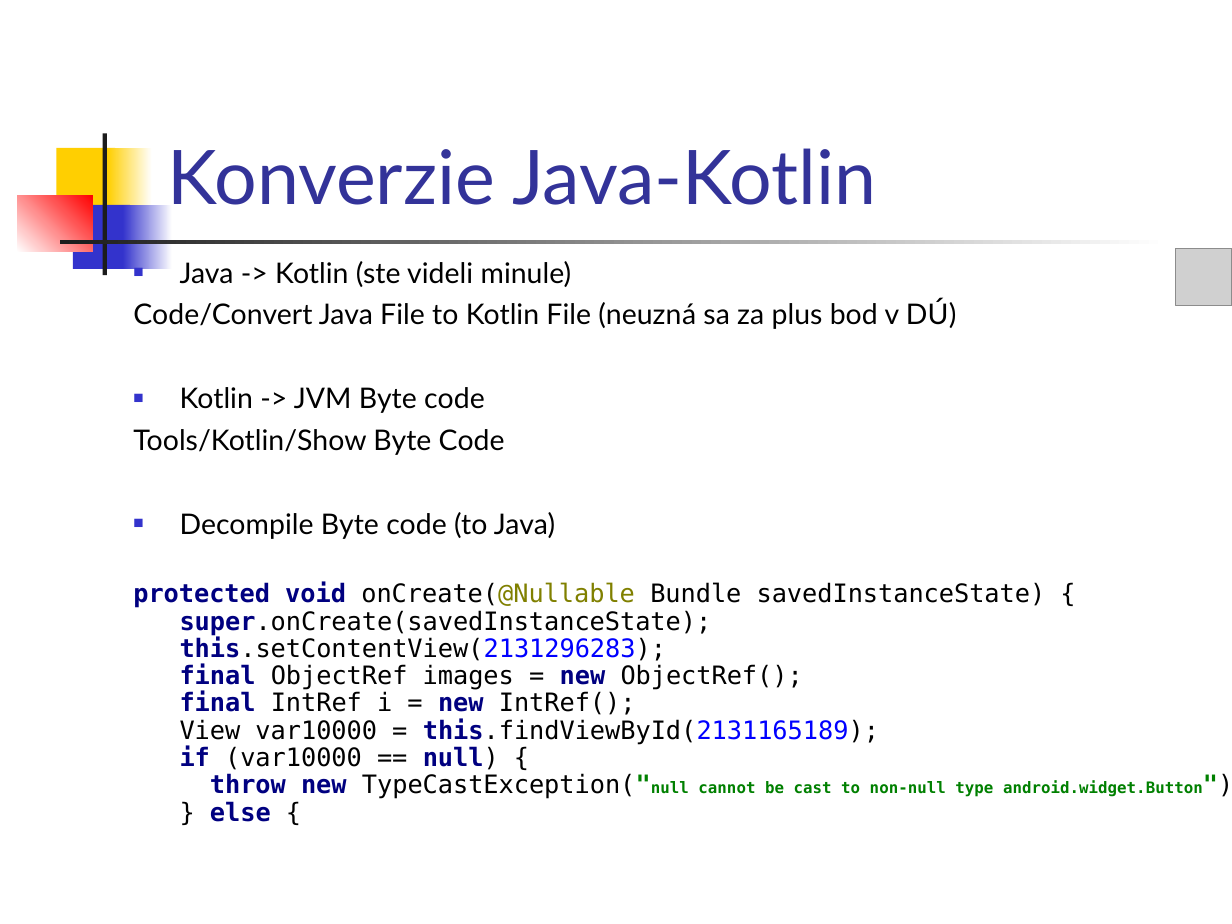
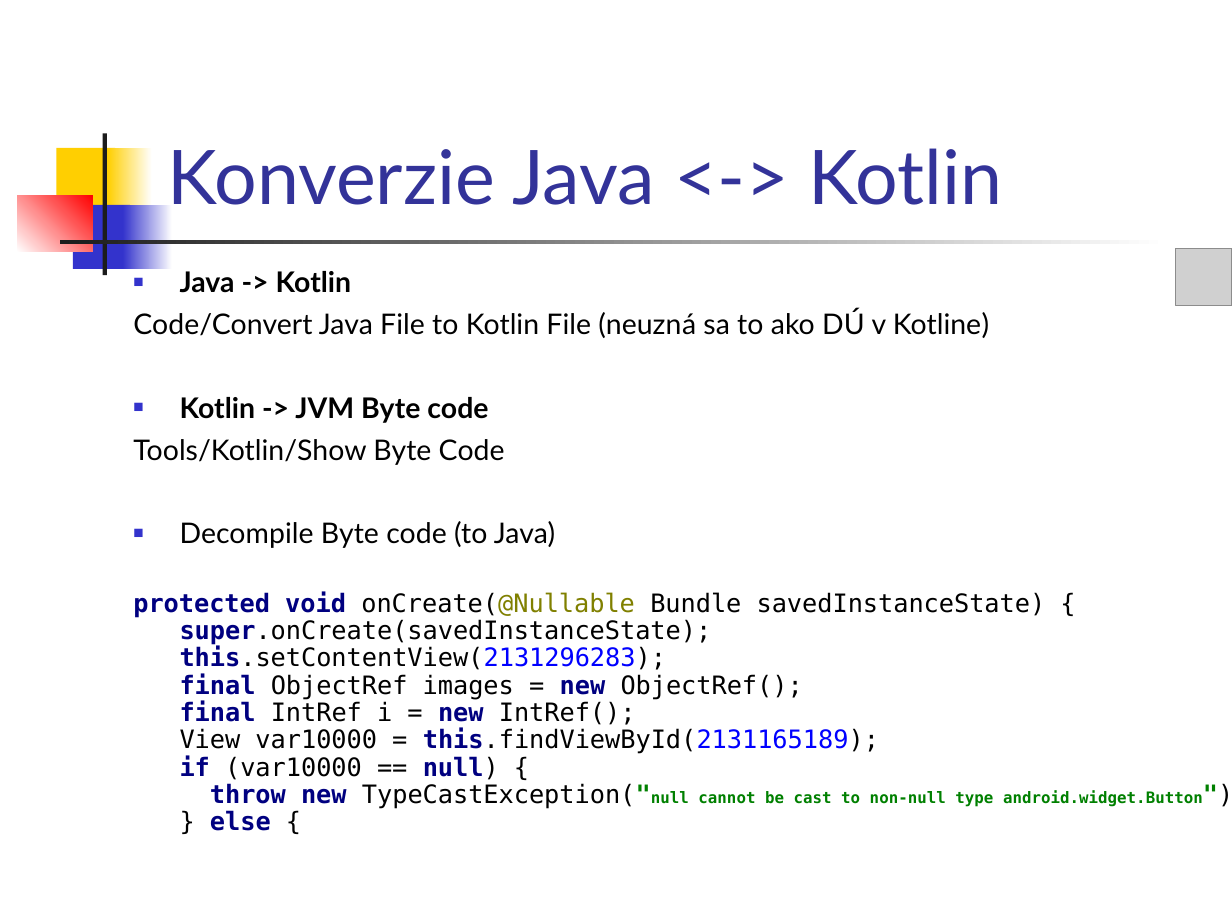
Before and after one commit to vmandro/Prednasky, a slide deck: slide 22 of 04/04_Android.ppt (slide 26 before the commit). Drawn at 1232x924 pixels with LibreOffice and Linux fonts; fonts in the diff are those of the drawing; grey boxes stand for pictures. Boxes give left, top, right and bottom in pixels: in the first picture for what was removed or moved away, otherwise in the second. Text is boxed around its words. In the diff, an @@ line names an element or a change of style, - is before the commit and + after.

```diff
--- a/04/04_Android.ppt
+++ b/04/04_Android.ppt
@@ title at [167,148,1003,205]: text changed @@
-Konverzie Java-Kotlin
+Konverzie Java <-> Kotlin
@@ text "Java -> Kotlin": place and size @@
-text "Java -> Kotlin" at [133,261,1203,822]
+text "Java -> Kotlin" at [133,271,1203,831]
@@ text at [133,271,989,338]: text changed @@
-■ Java -> Kotlin (ste videli minule)
-Code/Convert Java File to Kotlin File (neuzná sa za plus bod v DÚ)
+■ Java -> Kotlin
+Code/Convert Java File to Kotlin File (neuzná sa to ako DÚ v Kotline)
@@ text at [180,397,488,423]: bold on in "Kotlin -> JVM Byte code" @@
```
Also in this commit, not shown: 23 other slides changed, 1 slide added, 29 slides removed, 1 other file.
